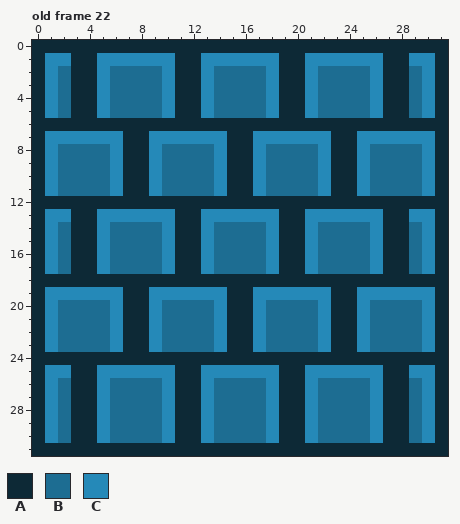
Two states of a pixel-art file, Document/Map/MapM.aseprite. That is the earlier state.
32x32 pixels, 22 frames. Shown: old frame 22.
Visible layers, top first: "Layer 2", "Layer 1".
Palette (. is transparent): A #0d2936  B #1d6d92  C #2589b8
Pixels before, old frame 22, first column x 0:
 0 AAAAAAAAAAAAAAAAAAAAAAAAAAAAAAAA
 1 ACCAACCCCCCAACCCCCCAACCCCCCAACCA
 2 ACBAACBBBBCAACBBBBCAACBBBBCAABCA
 3 ACBAACBBBBCAACBBBBCAACBBBBCAABCA
 4 ACBAACBBBBCAACBBBBCAACBBBBCAABCA
 5 ACBAACBBBBCAACBBBBCAACBBBBCAABCA
 6 AAAAAAAAAAAAAAAAAAAAAAAAAAAAAAAA
 7 ACCCCCCAACCCCCCAACCCCCCAACCCCCCA
 8 ACBBBBCAACBBBBCAACBBBBCAACBBBBCA
 9 ACBBBBCAACBBBBCAACBBBBCAACBBBBCA
10 ACBBBBCAACBBBBCAACBBBBCAACBBBBCA
11 ACBBBBCAACBBBBCAACBBBBCAACBBBBCA
12 AAAAAAAAAAAAAAAAAAAAAAAAAAAAAAAA
13 ACCAACCCCCCAACCCCCCAACCCCCCAACCA
14 ACBAACBBBBCAACBBBBCAACBBBBCAABCA
15 ACBAACBBBBCAACBBBBCAACBBBBCAABCA
16 ACBAACBBBBCAACBBBBCAACBBBBCAABCA
17 ACBAACBBBBCAACBBBBCAACBBBBCAABCA
18 AAAAAAAAAAAAAAAAAAAAAAAAAAAAAAAA
19 ACCCCCCAACCCCCCAACCCCCCAACCCCCCA
20 ACBBBBCAACBBBBCAACBBBBCAACBBBBCA
21 ACBBBBCAACBBBBCAACBBBBCAACBBBBCA
22 ACBBBBCAACBBBBCAACBBBBCAACBBBBCA
23 ACBBBBCAACBBBBCAACBBBBCAACBBBBCA
24 AAAAAAAAAAAAAAAAAAAAAAAAAAAAAAAA
25 ACCAACCCCCCAACCCCCCAACCCCCCAACCA
26 ACBAACBBBBCAACBBBBCAACBBBBCAABCA
27 ACBAACBBBBCAACBBBBCAACBBBBCAABCA
28 ACBAACBBBBCAACBBBBCAACBBBBCAABCA
29 ACBAACBBBBCAACBBBBCAACBBBBCAABCA
30 ACBAACBBBBCAACBBBBCAACBBBBCAABCA
31 AAAAAAAAAAAAAAAAAAAAAAAAAAAAAAAA
And afterwards:
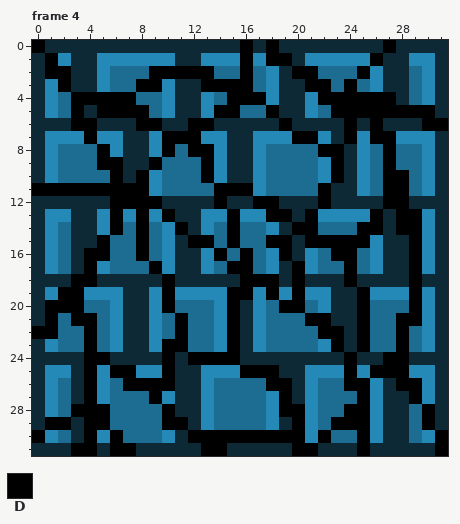
Colours new in this view: D #000000
A new or re-ordered frame is compared with the old frame closest to it.
What changed:
frames re-ordered
Frame 4 against old frame 22, layer "Layer 2":
Colour D replaces colour A in row 0 at x 0, 16, 18 and 27; in row 1 at x 19; in row 2 at x 11 to 12 and 20; in row 4 at x 3 to 4 and 27; in row 5 at x 3 and 27 to 28; in row 6 at x 3 to 4, 8 to 9, 12 to 13, 19, 24, 26 and 30 to 31.
Colour D replaces colour A in row 7 at x 24; in rows 8 to 9 at x 23; in row 10 at x 8 and 23; in row 11 at x 0, 7 to 8 and 15 to 16; in row 12 at x 6 to 9, 14, 17 to 18, 22 and 27 to 28; in row 13 at x 19 and 28.
Colour D replaces colour A in row 14 at x 11, 20 and 28; in row 15 at x 12 and 19; in row 16 at x 4 and 19; in row 17 at x 4 and 20; in row 18 at x 3 to 4, 10, 16 to 18, 20, 24 and 29; in row 19 at x 15 to 16.
Colour D replaces colour A in rows 20 to 21 at x 15; in row 22 at x 0, 15 and 23; in row 23 at x 15 and 23; in row 24 at x 4 to 5, 10, 12 to 15, 24 and 27 to 28; in row 25 at x 4 and 27 to 28; in row 26 at x 4, 19 and 28.
Colour D replaces colour A in row 27 at x 4 and 19; in row 28 at x 3 to 4 and 19 to 20; in row 29 at x 4, 11 and 20; in row 30 at x 0, 4, 12, 19 to 20 and 31; in row 31 at x 3 to 4, 6 to 7, 13 to 14, 20 to 21, 25 and 31.
Colour D replaces colour B in row 2 at x 2, 9, 16 and 25; in row 3 at x 2, 8 to 9, 14 to 16, 22 and 24; in row 4 at x 6 to 7, 15 to 17 and 22 to 25; in row 5 at x 6 to 8, 14 to 15, 23 to 25 and 29; in row 8 at x 5, 10, 12 to 13 and 27; in row 9 at x 5, 13 and 27.
Colour D replaces colour B in row 10 at x 13 and 27 to 28; in row 11 at x 2 to 5 and 27 to 28; in row 14 at x 6, 8, 15, 25 and 29; in row 15 at x 8, 15, 22 to 25 and 29; in row 16 at x 8, 14, 16, 23 to 24 and 29; in row 17 at x 9, 15 to 16, 24 and 29.
Colour D replaces colour B in row 20 at x 2 to 3, 10, 19 to 20 and 29; in row 21 at x 3 to 4, 11, 21 and 28 to 29; in row 22 at x 4, 11 and 28; in row 23 at x 4, 10 to 11 and 28; in row 26 at x 7 to 9, 24 to 25 and 29; in row 27 at x 9, 25 and 29.
Colour D replaces colour B in row 28 at x 24 to 25; in row 29 at x 2 and 23 to 25; in row 30 at x 6, 14 to 17, 22 and 25.
Colour D replaces colour C in row 1 at x 1, 16, 18 and 26; in row 2 at x 1, 10, 13 and 21; in row 3 at x 13 and 21; in row 4 at x 5 and 26; in row 5 at x 5, 18, 26 and 30; in row 7 at x 4, 10 to 12, 20 to 21 and 26 to 27.
Colour D replaces colour C in row 8 at x 22; in row 9 at x 6 and 9; in row 10 at x 6; in row 11 at x 1, 6, 14 and 22; in row 13 at x 6, 8, 10, 15, 18, 21, 26 and 29; in row 14 at x 21 and 26.
Colour D replaces colour C in row 15 at x 5, 13, 18 and 21; in row 16 at x 5; in row 19 at x 2 to 3, 10, 18, 20, 25 and 29; in row 20 at x 1 and 25; in rows 21 to 22 at x 1, 22 and 25; in row 23 at x 25.
Colour D replaces colour C in row 25 at x 6 to 7, 10, 16 to 18, 24 and 26; in row 26 at x 10 and 18; in row 28 at x 5, 10 and 30; in row 29 at x 1, 5, 10 and 30; in row 30 at x 13 and 18.
